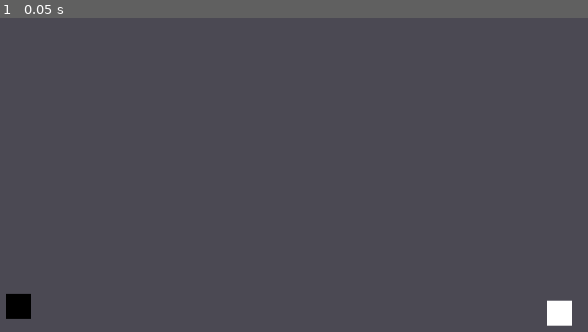
Above: before the commit, frame 1.
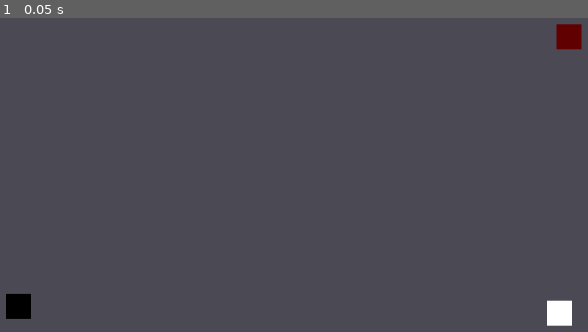
Above: after the commit, the same moment.

Repository: sundowns/deckbuilder-template
Game: Godot game, scene res://game.tscn
The game is run twice, just before and just after one commit, with the same random seed, the same clock (stepped at 60 frames per second) and the same inputs.
Inputs:
- Up to frame 1 (0.05 s): no input

The runs differ from the first frame. In frame 1, 0.4% of the frame differs, in the area x 94-99%, y 1-11%.

Commit message:
basics of a discard pile

Diff:
--- a/cards/PlayableCard.gd
+++ b/cards/PlayableCard.gd
@@ -11,9 +11,6 @@
 const default_card_size: Vector2 = Vector2(Constants.default_card_width, Constants.default_card_width * Constants.card_height_to_width_ratio)
 var card_size: Vector2 = Vector2.ONE
 var card_data: CardData
-
-#@onready var collision_area: Area2D = $Area2D
-#@onready var collision_shape: CollisionShape2D = $Area2D/CollisionShape2D
 
 # Should eventually be replaced with actual sprites for each card
 @onready var background: ColorRect = $Background
@@ -95,3 +92,13 @@
 func _on_added_to_hand(hand: Hand) -> void:
 	is_in_hand = true
 	request_return_to_hand.connect(hand._on_card_return_to_hand, get_index())
+
+func _on_removed_from_hand(hand: Hand) -> void:
+	is_in_hand = false
+	request_return_to_hand.disconnect(hand._on_card_return_to_hand)
+
+func _to_string() -> String:
+	return "<PlayableCard-" + self.card_data.title + " [" + str(get_instance_id()) + "]\\>"
+
+func play() -> void:
+	print("playing ", self)
--- /dev/null
+++ b/components/DiscardPile.gd
@@ -0,0 +1,19 @@
+extends Node2D
+class_name DiscardPile
+
+@onready var card_anchor: Node2D = $CardAnchor
+
+# TODO: Maybe do something clever like visualise the top few cards and hide the rest
+
+var cards: Array[PlayableCard] = []
+
+func add_card(card: PlayableCard) -> void:
+	if not cards.is_empty():
+		cards.back().visible = false
+	cards.push_back(card)
+
+	# TODO: this will be the origin atm because its already been removed from the node tree... need to rethink slightly
+	var cards_current_position: Vector2 = card.global_position
+	card_anchor.add_child(card)
+	card.global_position = cards_current_position
+	card.move_towards(global_position)
--- /dev/null
+++ b/components/DiscardPile.tscn
@@ -0,0 +1,24 @@
+[gd_scene load_steps=2 format=3 uid="uid://n2fpq5umceg4"]
+
+[ext_resource type="Script" path="res://components/DiscardPile.gd" id="1_16m61"]
+
+[node name="DiscardPile" type="Node2D"]
+script = ExtResource("1_16m61")
+metadata/_edit_group_ = true
+
+[node name="DebugRect" type="ColorRect" parent="."]
+anchors_preset = 8
+anchor_left = 0.5
+anchor_top = 0.5
+anchor_right = 0.5
+anchor_bottom = 0.5
+offset_left = -20.0
+offset_top = -20.0
+offset_right = 20.0
+offset_bottom = 20.0
+grow_horizontal = 2
+grow_vertical = 2
+size_flags_horizontal = 4
+color = Color(0.380392, 0, 0, 1)
+
+[node name="CardAnchor" type="Node2D" parent="."]
--- a/components/DrawPile.gd
+++ b/components/DrawPile.gd
@@ -1,4 +1,5 @@
 extends Node2D
+class_name DrawPile
 
 signal card_drawn(card: PlayableCard)
 
--- a/components/DrawPile.tscn
+++ b/components/DrawPile.tscn
@@ -6,7 +6,7 @@
 script = ExtResource("1_neijq")
 metadata/_edit_group_ = true
 
-[node name="ColorRect" type="ColorRect" parent="."]
+[node name="DebugRect" type="ColorRect" parent="."]
 anchors_preset = 8
 anchor_left = 0.5
 anchor_top = 0.5
--- a/components/Hand.gd
+++ b/components/Hand.gd
@@ -2,9 +2,6 @@
 class_name Hand
 
 @onready var card_anchor: Node2D = $CardAnchor
-
-# TODO: this class will manage keeping its children in order and in position similar to balatro (cause its cool :])
-# See TODO at the bottom of playable card for handling order properly
 
 const x_offset_per_card: float = 50.0
 
@@ -20,3 +17,8 @@
 
 func _on_card_return_to_hand(card: PlayableCard, child_index: int) -> void:
 	card.move_towards(global_position + Vector2(child_index * x_offset_per_card, 0))
+
+func remove_card(card: PlayableCard) -> void:
+	print('removing card from hand: ', card)
+	card_anchor.remove_child(card)
+	card._on_removed_from_hand(self)
--- /dev/null
+++ b/game.gd
@@ -0,0 +1,19 @@
+extends Node2D
+
+@onready var hand: Hand = $Hand
+@onready var discard_pile: DiscardPile = $DiscardPile
+
+func _input(event: InputEvent) -> void:
+	if event.is_action_pressed("debug_play_current_card"):
+		play_selected_card()
+
+func play_selected_card() -> void:
+	var selected_card: PlayableCard = Cards.selected_card
+	if selected_card and selected_card.is_in_hand:
+		hand.remove_card(selected_card)
+		selected_card.play()
+		discard_card(selected_card)
+
+# Assumes the card has already left the node tree (has no parent)
+func discard_card(card: PlayableCard) -> void:
+	discard_pile.add_card(card)
--- a/game.tscn
+++ b/game.tscn
@@ -1,10 +1,13 @@
-[gd_scene load_steps=4 format=3 uid="uid://doqufub1ghafd"]
+[gd_scene load_steps=6 format=3 uid="uid://doqufub1ghafd"]
 
+[ext_resource type="Script" path="res://game.gd" id="1_d48pl"]
 [ext_resource type="PackedScene" uid="uid://lsb6s2ervnko" path="res://systems/CardDealerSystem.tscn" id="1_r88tf"]
 [ext_resource type="PackedScene" uid="uid://p7q7he2ar6ju" path="res://components/Hand.tscn" id="2_1v5f3"]
 [ext_resource type="PackedScene" uid="uid://ddxur1okv8tlh" path="res://components/DrawPile.tscn" id="3_i2bvs"]
+[ext_resource type="PackedScene" uid="uid://n2fpq5umceg4" path="res://components/DiscardPile.tscn" id="3_o4he1"]
 
 [node name="Game" type="Node2D"]
+script = ExtResource("1_d48pl")
 
 [node name="Background" type="ColorRect" parent="."]
 anchors_preset = 15
@@ -27,6 +30,9 @@
 [node name="DrawPile" parent="." instance=ExtResource("3_i2bvs")]
 position = Vector2(1089, 573)
 
+[node name="DiscardPile" parent="." instance=ExtResource("3_o4he1")]
+position = Vector2(1104, 131)
+
 [node name="Hand" parent="." instance=ExtResource("2_1v5f3")]
 position = Vector2(223, 562)
 
--- a/project.godot
+++ b/project.godot
@@ -53,6 +53,11 @@
 "events": [Object(InputEventKey,"resource_local_to_scene":false,"resource_name":"","device":-1,"window_id":0,"alt_pressed":false,"shift_pressed":false,"ctrl_pressed":false,"meta_pressed":false,"pressed":false,"keycode":0,"physical_keycode":82,"key_label":0,"unicode":114,"echo":false,"script":null)
 ]
 }
+debug_play_current_card={
+"deadzone": 0.5,
+"events": [Object(InputEventKey,"resource_local_to_scene":false,"resource_name":"","device":-1,"window_id":0,"alt_pressed":false,"shift_pressed":false,"ctrl_pressed":false,"meta_pressed":false,"pressed":false,"keycode":0,"physical_keycode":32,"key_label":0,"unicode":32,"echo":false,"script":null)
+]
+}
 
 [layer_names]
 
